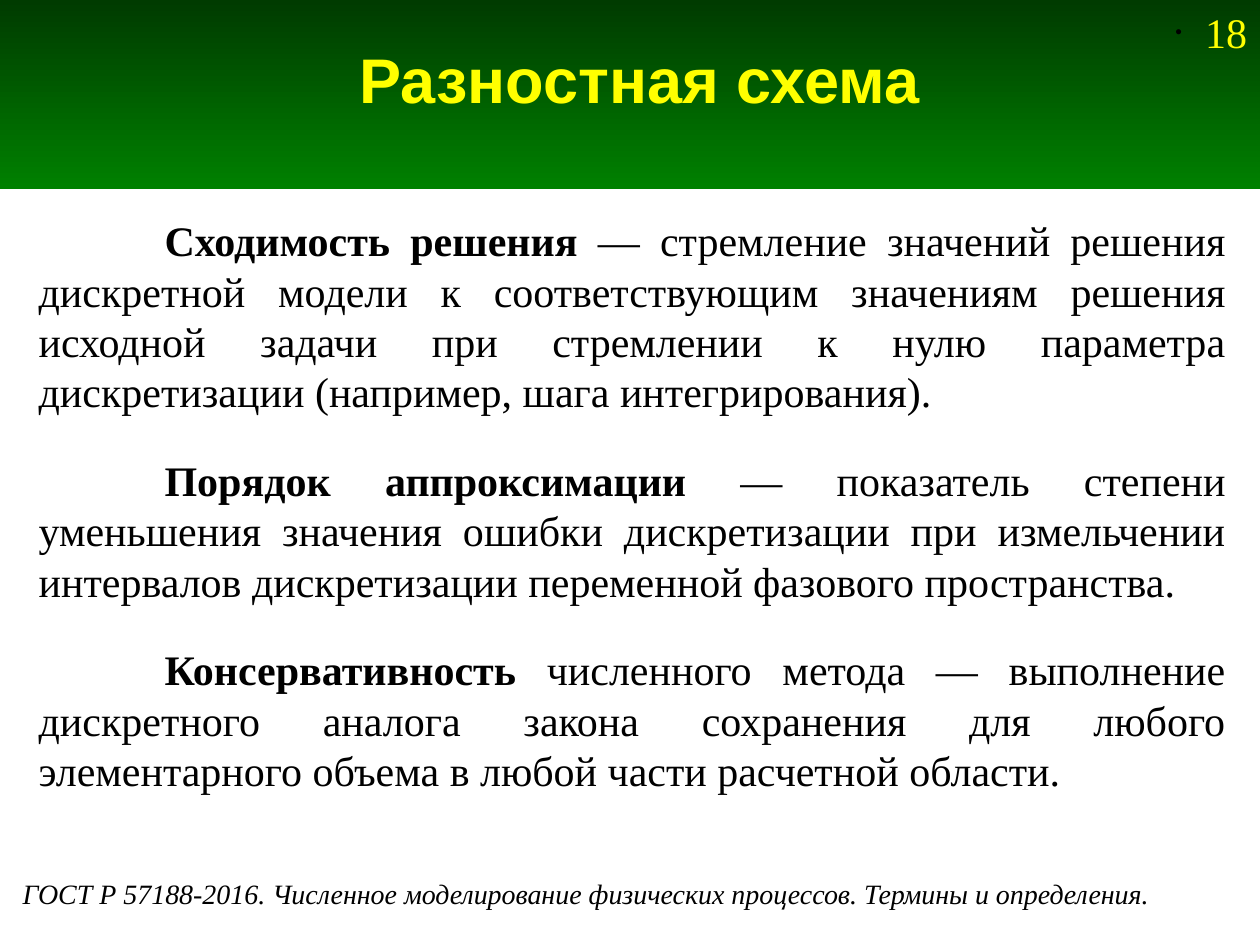
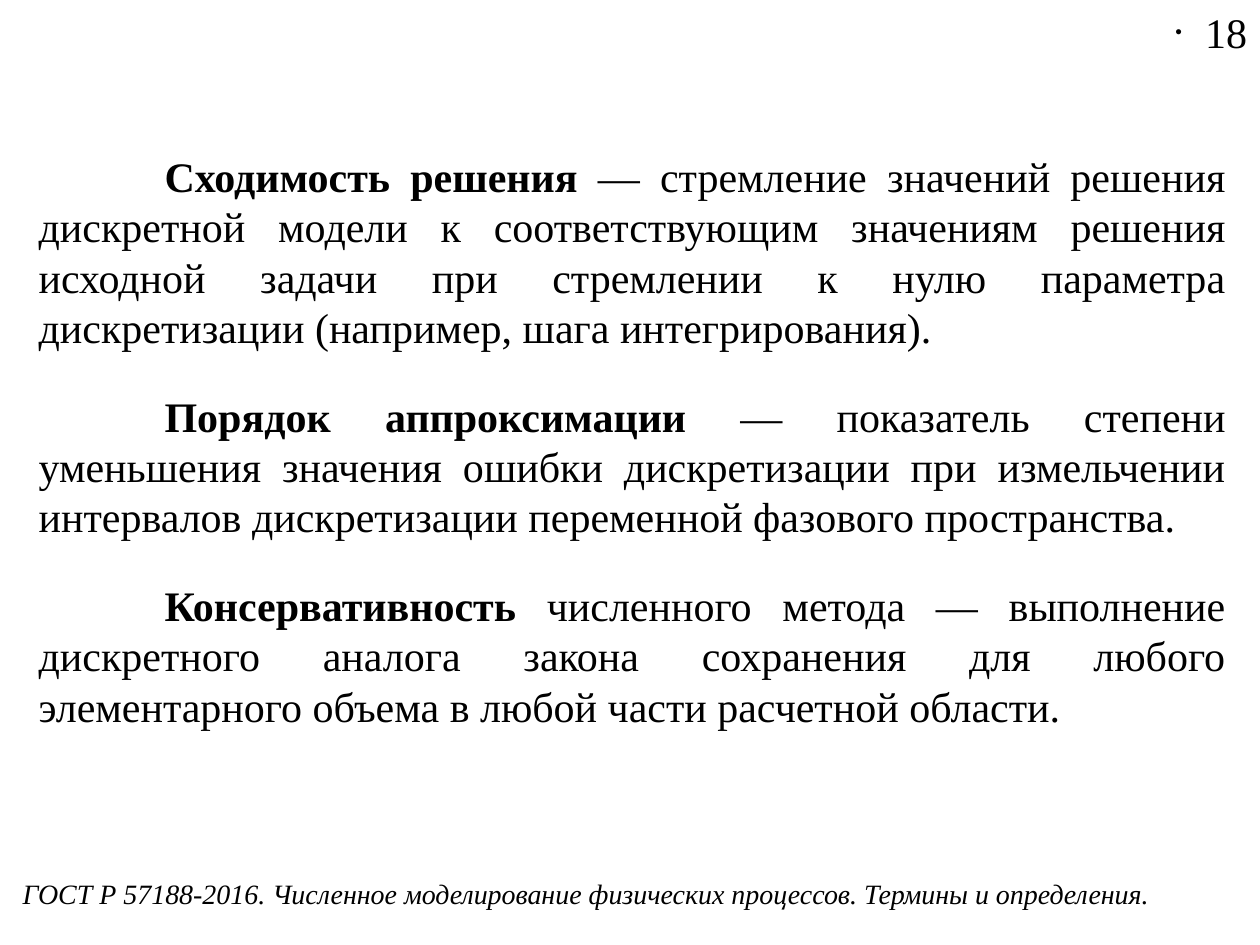
Before and after one commit to Jenyay/modelling, a slide deck: slide 18 of fdtd/presentations/03. Derivative calculation.odp. Drawn at 1260x945 pixels with LibreOffice and Linux fonts; fonts in the diff are those of the drawing. Boxes give left, top, right and bottom in pixels: in the first picture for what was removed or moved away, otherwise in the second. Text is boxed around its words. In the diff, an @@ line names an element or a change of style, - is before the commit and + after.

```diff
--- a/fdtd/presentations/03. Derivative calculation.odp
+++ b/fdtd/presentations/03. Derivative calculation.odp
@@ rectangle removed at (0, 0, 1260, 189) @@
@@ page number at (1205, 20, 1247, 49): text colour #FFFF00 to #000000 @@
@@ title removed at (360, 59, 920, 104) @@
-Разностная схема
@@ text "Сходимость решения — стремление значений ...": place and size @@
-text "Сходимость решения — стремление значений ..." at (39, 227, 1226, 795)
+text "Сходимость решения — стремление значений ..." at (39, 163, 1226, 731)
```
Also in this commit, not shown: 6 other slides changed, 3 other files.
